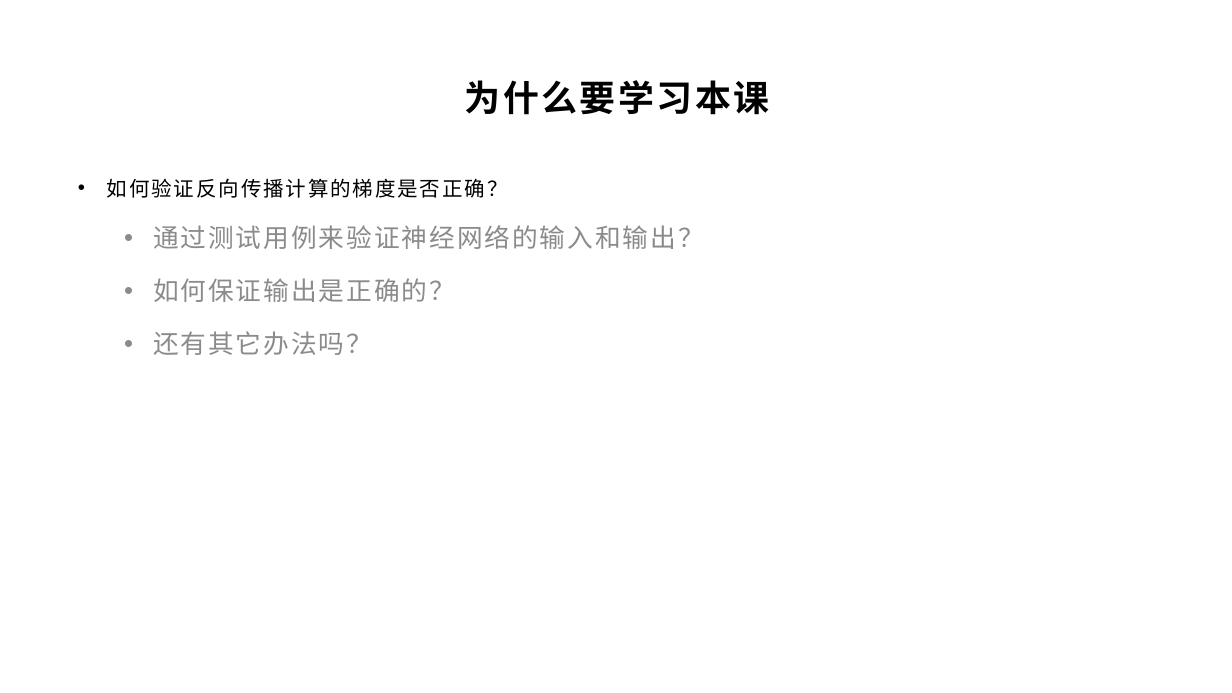
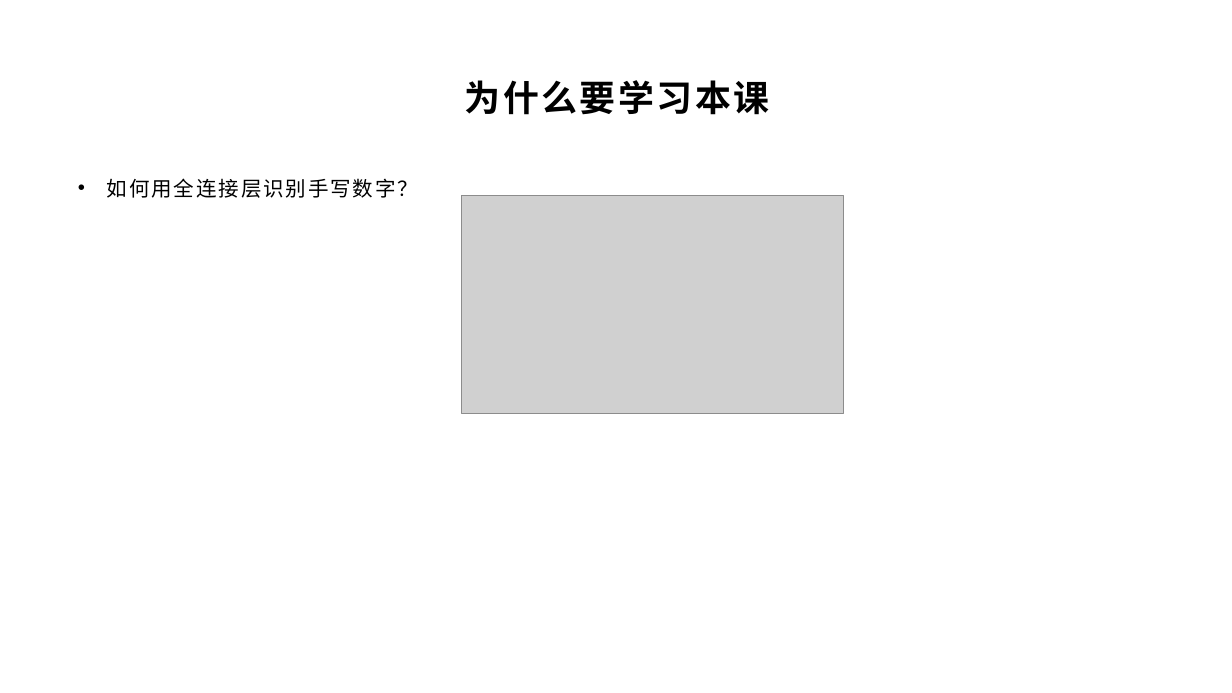
Before and after one commit to yyc-git/DeepLearningEdu, a slide deck: slide 5 of lessons/5_handwriting_by_linear_layer/ppt/用全连接层识别手写数字.pptx (slide 6 before the commit). Drawn at 1232x693 pixels with LibreOffice and Linux fonts; fonts in the diff are those of the drawing; grey boxes stand for pictures; background and template pictures are left out. Boxes give left, top, right and bottom in pixels: in the first picture for what was removed or moved away, otherwise in the second. Text is boxed around its words. In the diff, an @@ line names an element or a change of style, - is before the commit and + after.

```diff
--- a/lessons/5_handwriting_by_linear_layer/ppt/用全连接层识别手写数字.pptx
+++ b/lessons/5_handwriting_by_linear_layer/ppt/用全连接层识别手写数字.pptx
@@ text at [107,178,418,198]: text changed; size 20 to 16 pt; text colour #8C8C8C to #000000 @@
-• 如何验证反向传播计算的梯度是否正确？
-  • 通过测试用例来验证神经网络的输入和输出？
-  • 如何保证输出是正确的？
-  • 还有其它办法吗？
+• 如何用全连接层识别手写数字？
@@ picture added at [462,196,843,414] @@
```
Also in this commit, not shown: 15 other slides changed, 10 slides added, 7 slides removed.
